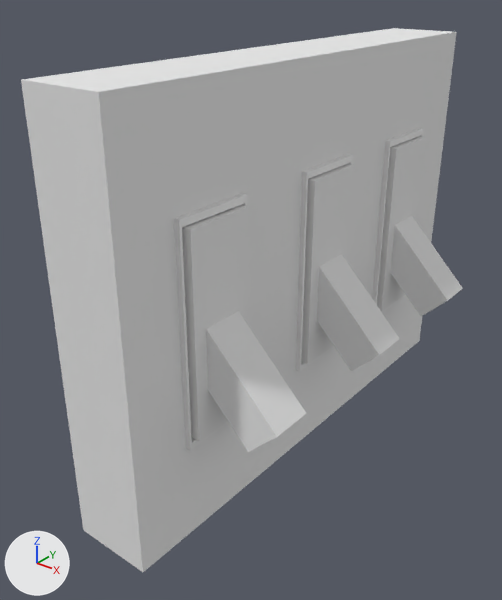
The Blender file final/Assets/Models/lightswitch.blend: old version first, new version second.
The view is the same before and after, from a camera (50 mm lens) standing at (3.72, -5.26, 2.62) and looking at (-0.05, -0.55, -0.3). Arrows for +X, +Y and +Z are at lower left; the lights stay in place.

Names of what the first picture shows: 'Base', 'Flip', 'Flip.001', 'Flip.002', 'Label', 'Label.001', 'Label.002', 'Socket', 'Socket.001', 'Socket.002'.
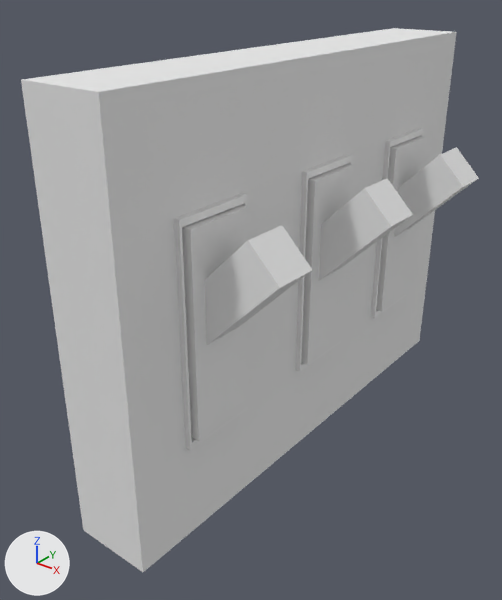
What differs and where, as boxes [x1, y1, x2, y2] in the pictures (502 x 600 px):
'Flip.002', turned
    before: [206, 311, 307, 452]
    after: [204, 225, 312, 345]
'Flip', turned
    before: [317, 254, 400, 371]
    after: [318, 178, 413, 281]
'Flip.001', turned
    before: [390, 216, 463, 316]
    after: [394, 147, 479, 237]

Diff of the bpy script that builds the scene:
```diff
--- a/final/Assets/Models/lightswitch.blend.py
+++ b/final/Assets/Models/lightswitch.blend.py
@@ ob_flip @@
 ob_flip.location = (0.28, 0.0, 0.0)
-ob_flip.rotation_euler = (0.0, 2.356, 0.0)  # degrees (0, 135, 0)
+ob_flip.rotation_euler = (0.0, 0.785, 0.0)  # degrees (0, 45, 0)
 ob_flip.scale = (0.198, 0.198, 0.233)
@@ ob_flip_001 @@
 ob_flip_001.location = (0.28, 1.47, 0.0)
-ob_flip_001.rotation_euler = (0.0, 2.356, 0.0)  # degrees (0, 135, 0)
+ob_flip_001.rotation_euler = (0.0, 0.785, 0.0)  # degrees (0, 45, 0)
 ob_flip_001.scale = (0.198, 0.198, 0.233)
@@ ob_flip_002 @@
 ob_flip_002.location = (0.28, -1.57, 0.0)
-ob_flip_002.rotation_euler = (0.0, 2.356, 0.0)  # degrees (0, 135, 0)
+ob_flip_002.rotation_euler = (0.0, 0.785, 0.0)  # degrees (0, 45, 0)
 ob_flip_002.scale = (0.198, 0.198, 0.233)
```
